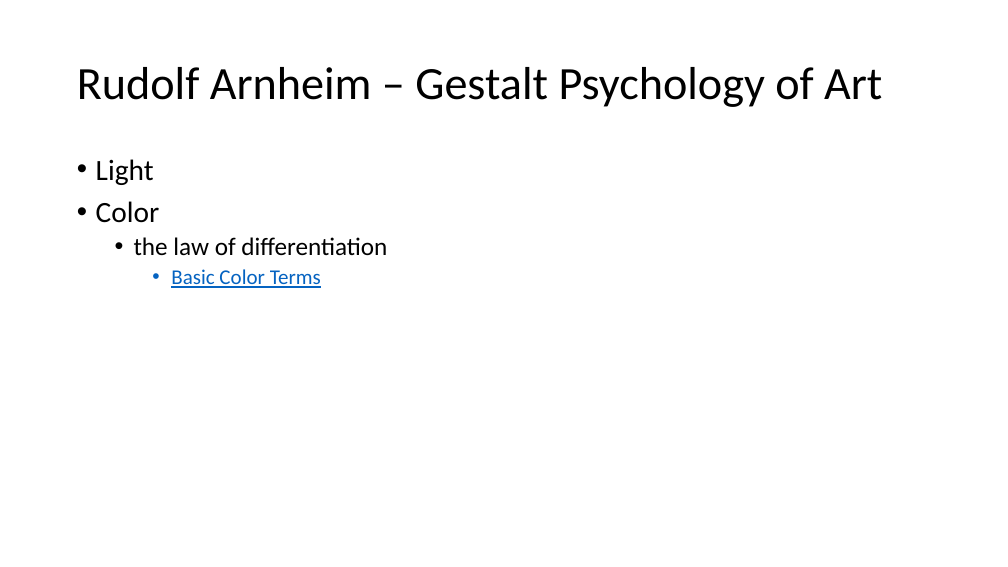
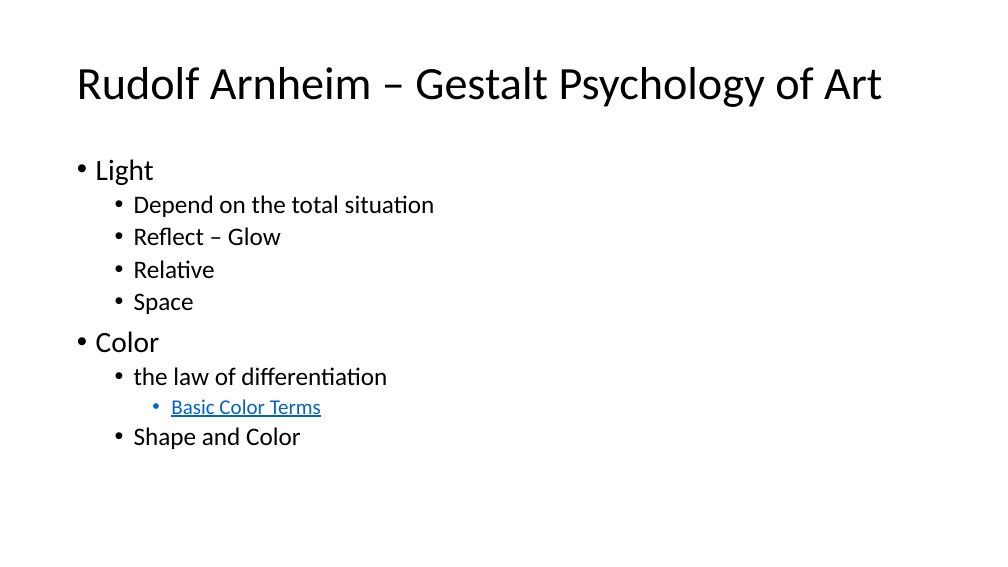
Before and after one commit to PatriciaXiao/Conclusion, a slide deck: slide 13 of Conclusion.pptx. Drawn at 1008x567 pixels with LibreOffice and Linux fonts; fonts in the diff are those of the drawing. Boxes give left, top, right and bottom in pixels: in the first picture for what was removed or moved away, otherwise in the second. Text is boxed around its words. In the diff, an @@ line names an element or a change of style, - is before the commit and + after.

Commit message:
12012015
reading Color (must be in detail)
next: Movement (perhaps nothing to discuss about)
next: Dynamics (perceptual force and tendency to change appearance
should be looked into carefully)
next: Expression (perhaps nothing important)

```diff
--- a/Conclusion.pptx
+++ b/Conclusion.pptx
@@ text at (134,195,435,314): paragraphs added @@
+  • Depend on the total situation
+  • Reflect – Glow
+  • Relative
+  • Space
@@ text at (134,427,301,449): paragraph added @@
+  • Shape and Color
```
Also in this commit, not shown: 1 other file.
